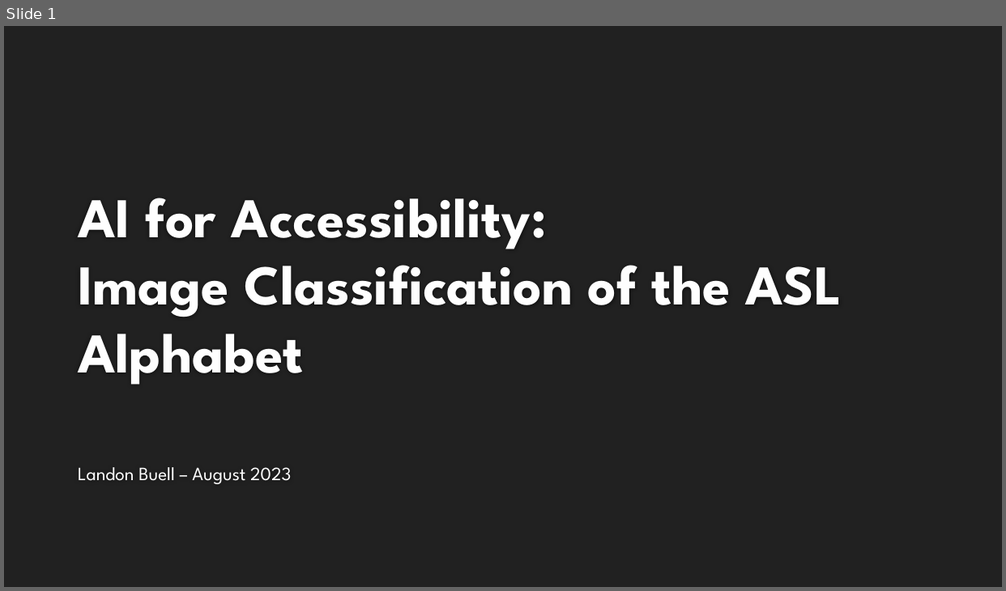
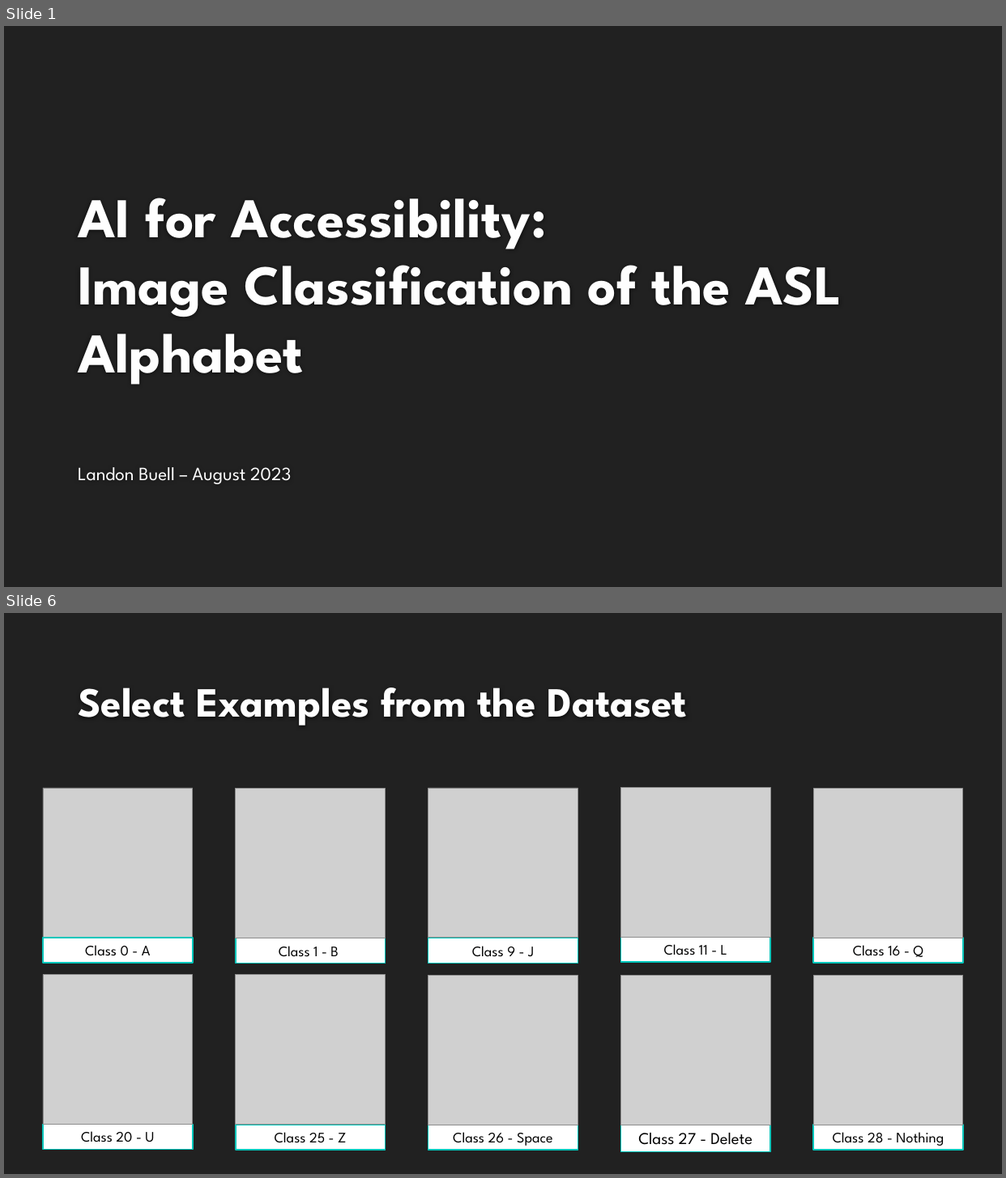
Before and after one commit to landonbuell/Buell-Masters-Project, a slide deck: milestones/BUELL_ENGR6970_Milestone04.pptx. Shown one above the other, each under a label of ours: slide 1 before the commit, slides 1 and 6 after it; the slides between them are not shown. The pictures are 1006x591 and 1006x1178 pixels, drawn with LibreOffice and Linux fonts; fonts in the diff are those of the drawing; grey boxes stand for pictures; background and template pictures are left out. Boxes give left, top, right and bottom in pixels: in the first picture for what was removed or moved away, otherwise in the second. Text is boxed around its words. In the diff, an @@ line names an element or a change of style, - is before the commit and + after.

Commit message:
Added dataset examples into Milestone04

```diff
--- a/milestones/BUELL_ENGR6970_Milestone04.pptx
+++ b/milestones/BUELL_ENGR6970_Milestone04.pptx
@@ slide 6 added at bbox=[4, 613, 1002, 1174], background #212121 @@
@@ title added at bbox=[78, 688, 687, 726], 40 pt, text #FEFEFE, bold @@
+Select Examples from the Dataset
@@ picture added at bbox=[43, 788, 193, 938] @@
@@ picture added at bbox=[236, 789, 385, 939] @@
@@ picture added at bbox=[428, 788, 578, 938] @@
@@ picture added at bbox=[621, 787, 770, 937] @@
@@ picture added at bbox=[813, 789, 963, 939] @@
@@ rectangle added at bbox=[43, 938, 193, 964], fill #FFFFFF, outline #00C6BB 1.25 pt, 14 pt, text #000000 @@
+Class 0 - A
@@ rectangle added at bbox=[236, 939, 385, 964], fill #FFFFFF, outline #00C6BB 1.25 pt, 14 pt, text #000000 @@
+Class 1 - B
@@ rectangle added at bbox=[428, 939, 578, 964], fill #FFFFFF, outline #00C6BB 1.25 pt, 14 pt, text #000000 @@
+Class 9 - J
@@ rectangle added at bbox=[621, 937, 770, 963], fill #FFFFFF, outline #00C6BB 1.25 pt, 14 pt, text #000000 @@
+Class 11 - L
@@ rectangle added at bbox=[813, 938, 963, 964], fill #FFFFFF, outline #00C6BB 1.25 pt, 14 pt, text #000000 @@
+Class 16 - Q
@@ picture added at bbox=[43, 974, 193, 1124] @@
@@ picture added at bbox=[236, 974, 385, 1124] @@
@@ picture added at bbox=[428, 975, 578, 1125] @@
@@ picture added at bbox=[621, 975, 770, 1125] @@
@@ picture added at bbox=[813, 975, 963, 1125] @@
@@ rectangle added at bbox=[43, 1124, 193, 1150], fill #FFFFFF, outline #00C6BB 1.25 pt, 14 pt, text #000000 @@
+Class 20 - U
@@ rectangle added at bbox=[236, 1125, 385, 1151], fill #FFFFFF, outline #00C6BB 1.25 pt, 14 pt, text #000000 @@
+Class 25 - Z
@@ rectangle added at bbox=[428, 1125, 578, 1151], fill #FFFFFF, outline #00C6BB 1.25 pt, 14 pt, text #000000 @@
+Class 26 - Space
@@ rectangle added at bbox=[621, 1124, 770, 1152], fill #FFFFFF, outline #00C6BB 1.25 pt, 16 pt, text #000000 @@
+Class 27 - Delete
@@ rectangle added at bbox=[813, 1125, 963, 1151], fill #FFFFFF, outline #00C6BB 1.25 pt, 14 pt, text #000000 @@
+Class 28 - Nothing
```
Also in this commit, not shown: 2 slides changed, 3 other slides added, 2 other files.
